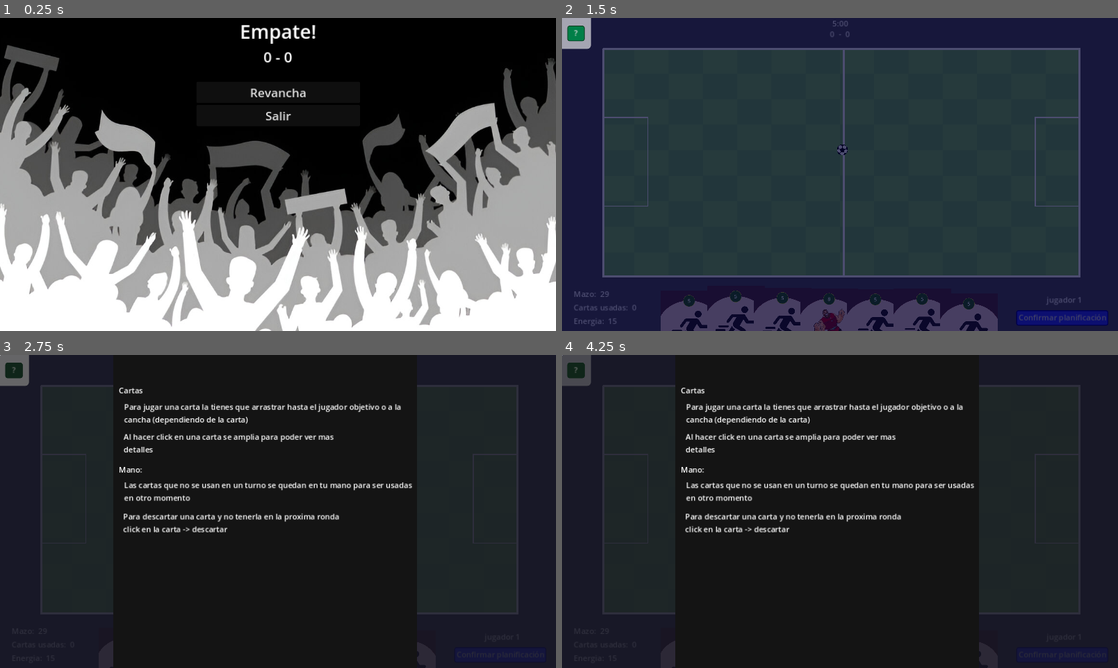
Above: before the commit, frames 1-4 (two rows, left to right).
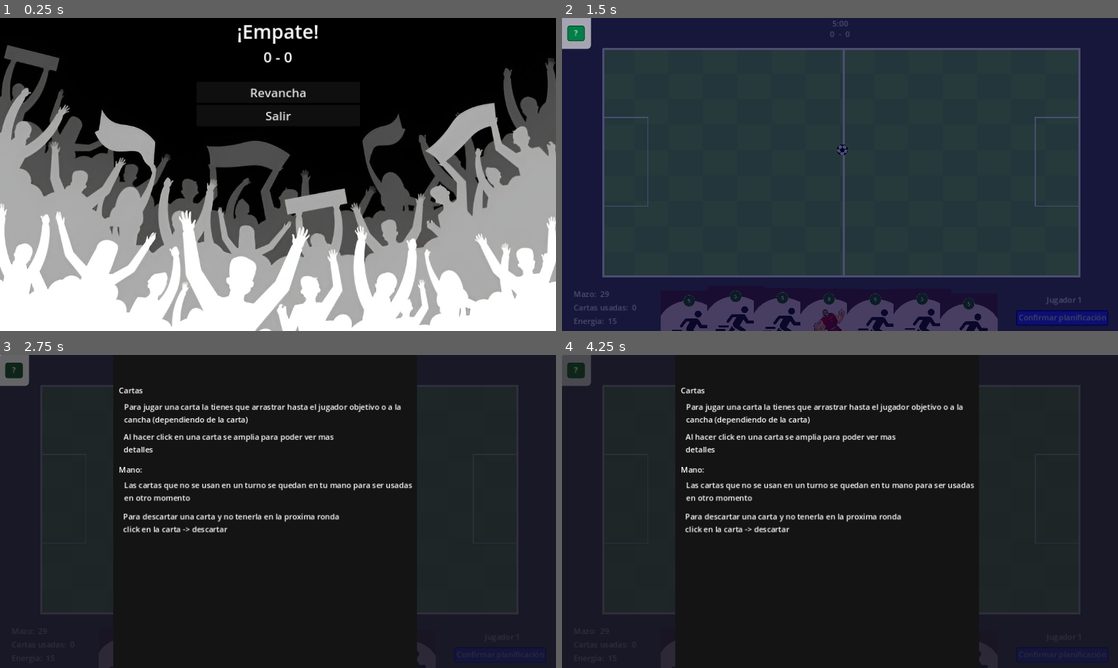
Above: after the commit, the same moments.

Repository: CardozoCasariegoLuciano/IDV_Boss_2024_S2
Game: Godot game, scene res://Views/win_screen/win_screen.tscn
Same seed, same stepped clock (60 frames per second), same inputs: the game is played once before the commit and once after it. This scene is started directly instead of the project's main scene.
Inputs:
- Up to frame 1 (0.25 s): no input
- Up to frame 2 (1.5 s): click "Revancha" at 0.5 s; click "Confirmar planificación" at 1.25 s
- Up to frame 3 (2.75 s): click "?" at 2 s
- Up to frame 4 (4.25 s): click "Confirmar planificación" at 2.75 s; click "?" at 3.5 s

The runs differ from the first frame. In frame 1, 0.5% of the frame differs, in the area x 42-58%, y 2-9%; in frame 2, less than 0.1%; in frame 3, less than 0.1%; in frame 4, less than 0.1%.
Error in both runs: Cannot call method 'get_size' on a null value. (res://entities/players/player.gd:27)

Commit message:
fix error al seleccionar mismo equipo y detalles de textos

Diff:
--- a/Views/pre_game/control.gd
+++ b/Views/pre_game/control.gd
@@ -37,7 +37,7 @@
 
 func _on_button_pressed() -> void:
 	if (p1_selection == PlayerSkins.skin_player_2 && PlayerSkins.skin_player_2 != null && $Confirm/ConfirmButton.text == "Confirmar"):
-		_show_error_message("Jugador 1 no puede seleccionar el mismo equipo que el Jugador 2.")
+		_show_error_message("No se puede seleccionar el mismo equipo")
 		return
 
 	if $Confirm/ConfirmButton.text == "Editar":
--- a/Views/pre_game/control_2.gd
+++ b/Views/pre_game/control_2.gd
@@ -40,7 +40,7 @@
 
 func _on_confirm_button_pressed() -> void:
 	if (p2_selection == PlayerSkins.skin_player_1 && PlayerSkins.skin_player_1 != null && $Confirm/ConfirmButton.text == "Confirmar"):
-		_show_error_message("Jugador 2 no puede seleccionar el mismo equipo que el Jugador 1.")
+		_show_error_message("No se puede seleccionar el mismo equipo")
 		return
 
 	if $Confirm/ConfirmButton.text == "Editar":
--- a/Views/pre_game/pre_game.tscn
+++ b/Views/pre_game/pre_game.tscn
@@ -61,6 +61,7 @@
 offset_top = 58.0
 offset_right = 1128.0
 offset_bottom = 118.0
+horizontal_alignment = 1
 autowrap_mode = 2
 
 [node name="Label" type="Label" parent="."]
@@ -80,20 +81,20 @@
 offset_left = 192.0
 offset_top = 118.0
 offset_right = 381.0
-offset_bottom = 476.0
+offset_bottom = 532.0
 theme_override_styles/panel = SubResource("StyleBoxFlat_rjo4q")
 
 [node name="player 1" type="VBoxContainer" parent="menu_player_1"]
 custom_minimum_size = Vector2(576, 500)
 layout_direction = 1
 layout_mode = 1
-anchors_preset = 2
-anchor_top = 1.0
-anchor_bottom = 1.0
-offset_left = -192.0
-offset_top = -328.0
-offset_right = 384.0
-offset_bottom = 172.0
+anchors_preset = -1
+anchor_top = 0.633
+anchor_bottom = 0.633
+offset_left = -190.0
+offset_top = -250.062
+offset_right = 386.0
+offset_bottom = 249.938
 grow_vertical = 0
 
 [node name="Label" type="Label" parent="menu_player_1/player 1"]
@@ -195,19 +196,20 @@
 
 [node name="ErrorLabel" type="Label" parent="menu_player_1/player 1/Control"]
 modulate = Color(0.921569, 0, 0.101961, 1)
-layout_mode = 2
-offset_top = 135.0
-offset_right = 576.0
-offset_bottom = 158.0
+offset_left = 192.0
+offset_top = 103.0
+offset_right = 375.0
+offset_bottom = 194.0
 theme_override_colors/font_color = Color(1, 0, 0, 1)
 horizontal_alignment = 1
+autowrap_mode = 3
 
 [node name="menu_player_2" type="Panel" parent="."]
 clip_contents = true
 offset_left = 763.0
 offset_top = 118.0
 offset_right = 952.0
-offset_bottom = 476.0
+offset_bottom = 532.0
 theme_override_styles/panel = SubResource("StyleBoxFlat_rjo4q")
 
 [node name="player 2" type="VBoxContainer" parent="menu_player_2"]
@@ -218,10 +220,10 @@
 anchor_top = 1.0
 anchor_right = 1.0
 anchor_bottom = 1.0
-offset_left = -381.0
-offset_top = -321.0
-offset_right = 195.0
-offset_bottom = 179.0
+offset_left = -379.0
+offset_top = -402.0
+offset_right = 197.0
+offset_bottom = 98.0
 grow_horizontal = 0
 grow_vertical = 0
 
@@ -326,12 +328,13 @@
 [node name="ErrorLabel" type="Label" parent="menu_player_2/player 2/Control2"]
 modulate = Color(0.922094, 0, 0.103637, 1)
 layout_mode = 2
-offset_left = 7.0
-offset_top = 128.0
-offset_right = 583.0
-offset_bottom = 151.0
+offset_left = 195.0
+offset_top = 97.0
+offset_right = 375.0
+offset_bottom = 192.0
 theme_override_colors/font_color = Color(1, 0, 0, 1)
 horizontal_alignment = 1
+autowrap_mode = 3
 
 [node name="Line2D" type="Line2D" parent="."]
 position = Vector2(0, 147.444)
@@ -394,7 +397,7 @@
 
 [node name="time" type="Label" parent="game_mode/HBoxContainer"]
 layout_mode = 2
-text = "Por tiempo"
+text = "Por tiempo (5 min)"
 
 [connection signal="button_up" from="Button" to="." method="_on_start_game"]
 [connection signal="button_up" from="menu_player_1/player 1/Buttons/deck button" to="." method="_on_player_1_select_deck"]
--- a/Views/win_screen/win_screen.gd
+++ b/Views/win_screen/win_screen.gd
@@ -14,7 +14,7 @@
 		winer_laber.text = "Gano el jugador 2"
 		final_score.text = str(Global.player_2_goals) + " - " + str(Global.player_1_goals)
 	else:
-		winer_laber.text = "Empate!"
+		winer_laber.text = "¡Empate!"
 		final_score.text = str(Global.player_2_goals) + " - " + str(Global.player_1_goals)
 
 func _on_new_game() -> void:
--- a/main/main.tscn
+++ b/main/main.tscn
@@ -235,7 +235,7 @@
 
 [node name="Label" type="Label" parent="HUD/Turns"]
 layout_mode = 2
-text = "jugador"
+text = "Jugador"
 
 [node name="Label2" type="Label" parent="HUD/Turns"]
 layout_mode = 2
Not shown: 2 places in main/main.tscn that only renumber resources
